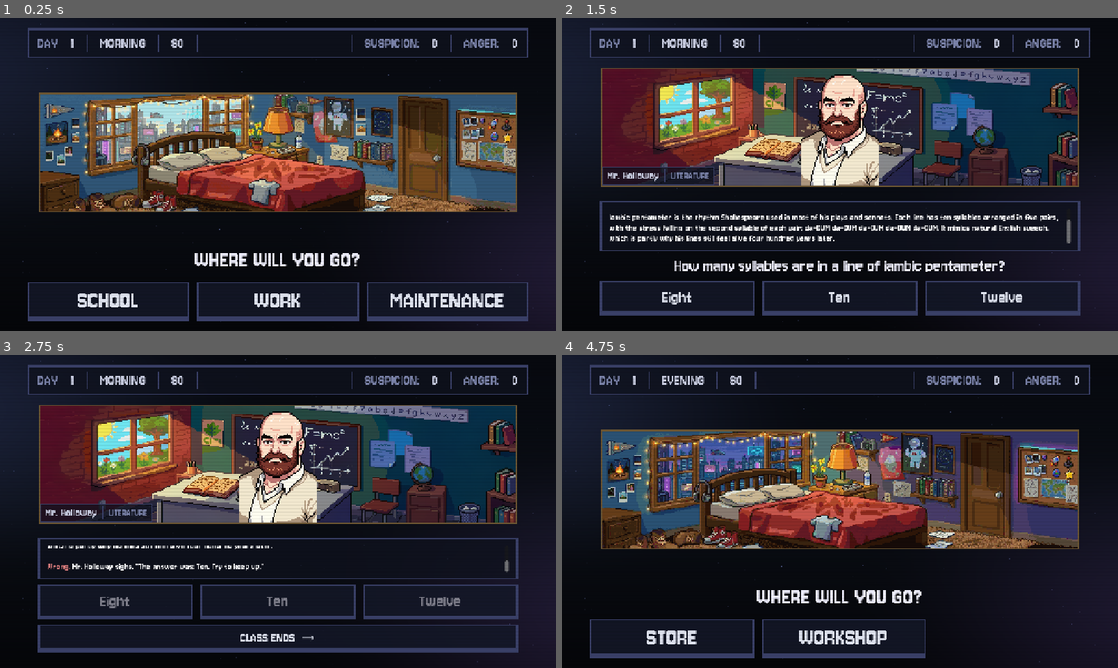
Above: before the commit, frames 1-4 (two rows, left to right).
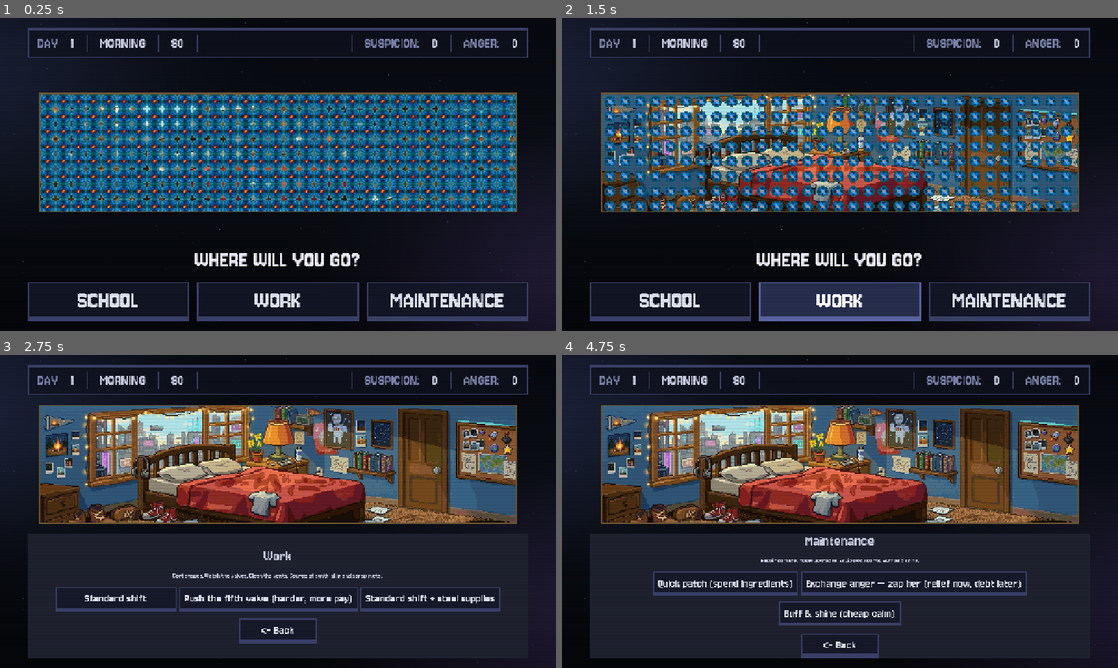
Above: after the commit, the same moments.

Repository: ExterrMatt/RobotStressTest
Game: Godot game, scene res://scenes/Main.tscn
Two runs of this game, one before a commit and one after it. Both use one fixed random seed, a clock stepped at 60 frames per second and the inputs below.
Inputs (mouse positions are in pixels of both pictures, inside the frame that each line leads up to):
- Up to frame 1 (0.25 s): no input
- Up to frame 2 (1.5 s): click "SCHOOL" at 0.5 s; click (840, 299) at 1.25 s, where only the run after the commit has a clickable "WORK"
- Up to frame 3 (2.75 s): click (116, 633) at 2 s, where only the run before the commit has a clickable "Eight"
- Up to frame 4 (4.75 s): click (840, 639) at 2.75 s, where only the run before the commit has a clickable "CLASS ENDS →"; click (1006, 636) at 3.5 s, where only the run after the commit has a clickable "MAINTENANCE"; click (678, 633) at 4.25 s, where only the run before the commit has a clickable "LEAVE QUIETLY"

The runs differ from the first frame. In frame 1, 29% of the frame differs, in the area x 7-93%, y 24-62%; in frame 2, 50%; in frame 3, 43%; in frame 4, 53%, in the area x 5-94%, y 5-97%.

Commit message:
SCHOOL PART 3

Diff:
--- a/scenes/Main.gd
+++ b/scenes/Main.gd
@@ -8,6 +8,9 @@
 ## - Apply the location's result to GameState
 ## - Advance the day cycle (unless skip_advance was set)
 ## - Toggle the debug event-log overlay with Tab.
+## - Run a FlowerLoad transition INSIDE THE PICTURE BOX between scene swaps.
+##   HUD and buttons snap instantly; the framed background change happens at
+##   frame 9/18, while the wipe hides it.
 ##
 ## Locations themselves are dumb - they emit a result dict and Main applies it.
 
@@ -47,7 +50,6 @@
 @onready var teacher_name_label: Label = %TeacherNameLabel
 @onready var teacher_subject_label: Label = %SubjectLabel
 
-
 # Selection screen / location host
 @onready var selection_screen: VBoxContainer = %SelectionScreen
 @onready var location_grid: GridContainer = %LocationGrid
@@ -57,9 +59,16 @@
 @onready var log_overlay: PanelContainer = %LogOverlay
 @onready var event_log: RichTextLabel = %EventLog
 
+# In-frame FlowerLoad wipe (TextureRect parented inside the picture box).
+@onready var transition: TextureRect = %Transition
+
 var _locations: Array[LocationData] = []
 var _current_location_node: Node = null
 var _default_scene_image: Texture2D
+
+## Set true on the very first selection-screen show, so we don't play a
+## transition before the player has even seen anything.
+var _has_shown_initial: bool = false
 
 
 func _ready() -> void:
@@ -78,7 +87,6 @@
 
 	_refresh_hud()
 	_show_selection_screen()
-	_default_scene_image = scene_image.texture
 
 
 func _unhandled_input(event: InputEvent) -> void:
@@ -118,22 +126,19 @@
 
 
 # --- selection screen ---
+#
+# Behavior with the transition:
+# - HUD updates and the button grid rebuild are outside the picture box
+#   and snap instantly when called.
+# - The picture box texture, portrait, and the SelectionScreen/LocationHost
+#   visibility flips all happen at frame 9 of the wipe - so the player sees
+#   the OLD content under the frame, the wipe plays, and the NEW content is
+#   revealed when the wipe lifts.
 
 func _show_selection_screen() -> void:
-	# Phase-specific background, or the diagonal placeholder if none.
-	scene_image.texture = PHASE_BACKGROUNDS.get(GameState.phase, _default_scene_image)
-	# Clear any portrait the previous location may have left in the frame.
-	hide_teacher_portrait()
-
-	# Tear down any existing location.
-	if _current_location_node and is_instance_valid(_current_location_node):
-		_current_location_node.queue_free()
-		_current_location_node = null
-
-	selection_screen.visible = true
-	location_host.visible = false
-
-	# Rebuild button list filtered by current phase.
+	# Rebuild the button grid NOW. The grid sits below the picture frame
+	# and isn't visible until the location host is hidden, which happens
+	# at the midpoint - so the rebuild is invisible until then anyway.
 	for child in location_grid.get_children():
 		child.queue_free()
 
@@ -142,6 +147,28 @@
 			continue
 		var btn := _build_location_button(loc)
 		location_grid.add_child(btn)
+
+	# First load: no transition (nothing to wipe from).
+	if not _has_shown_initial:
+		_has_shown_initial = true
+		_apply_selection_screen_swap()
+		return
+	_play_transition_then(_apply_selection_screen_swap)
+
+
+## Runs at the wipe midpoint when returning to the selection screen.
+## Everything visible in the frame area changes together.
+func _apply_selection_screen_swap() -> void:
+	# Tear down the previous location's UI.
+	if _current_location_node and is_instance_valid(_current_location_node):
+		_current_location_node.queue_free()
+		_current_location_node = null
+
+	selection_screen.visible = true
+	location_host.visible = false
+
+	scene_image.texture = PHASE_BACKGROUNDS.get(GameState.phase, _default_scene_image)
+	hide_teacher_portrait()
 
 
 func _build_location_button(loc: LocationData) -> Button:
@@ -159,14 +186,26 @@
 
 
 func _on_location_picked(loc: LocationData) -> void:
+	# Guard against rapid double-click stacking transitions.
+	if transition.has_method("is_playing") and transition.is_playing():
+		return
+
+	# Validate the scene up-front so we can bail before starting the wipe
+	# if something's wrong. The actual instantiation + swap-in happens at
+	# the midpoint so the player doesn't see the location UI snap in.
 	var packed: PackedScene = load(loc.scene_path)
 	if packed == null:
 		_log("ERROR: could not load %s" % loc.scene_path)
 		return
 
+	_log("[b]→ %s[/b]" % loc.display_name)
+	_play_transition_then(_apply_location_pick_swap.bind(loc, packed))
+
+
+## Runs at the wipe midpoint when picking a location.
+## All frame-area changes happen together so the wipe hides them.
+func _apply_location_pick_swap(loc: LocationData, packed: PackedScene) -> void:
 	_current_location_node = packed.instantiate()
-	if loc.preview_texture:
-		scene_image.texture = loc.preview_texture
 	location_host.add_child(_current_location_node)
 
 	if _current_location_node.has_signal("finished"):
@@ -176,7 +215,21 @@
 
 	selection_screen.visible = false
 	location_host.visible = true
-	_log("[b]→ %s[/b]" % loc.display_name)
+
+	if loc.preview_texture:
+		scene_image.texture = loc.preview_texture
+
+
+# --- transitions ---
+
+## Play the FlowerLoad wipe, invoking `swap_callback` at frame 9/18 (when
+## the picture is fully covered). Falls back to immediate invocation if
+## the transition node isn't ready / missing for any reason.
+func _play_transition_then(swap_callback: Callable) -> void:
+	if transition == null or not transition.has_method("play"):
+		swap_callback.call()
+		return
+	transition.play(swap_callback)
 
 
 # --- result handling ---
--- a/scenes/Main.tscn
+++ b/scenes/Main.tscn
@@ -3,6 +3,7 @@
 [ext_resource type="Texture2D" uid="uid://b8fuv3fb4gis8" path="res://assets/textures/backgrounds/scene_placeholder.png" id="3_rarhs"]
 [ext_resource type="PackedScene" path="res://scenes/Background.tscn" id="scene_bg"]
 [ext_resource type="PackedScene" path="res://scenes/Scanlines.tscn" id="scene_scan"]
+[ext_resource type="PackedScene" path="res://scenes/Transition.tscn" id="scene_transition"]
 [ext_resource type="Script" uid="uid://bij0sdu6ci27g" path="res://scenes/Main.gd" id="script_main"]
 
 [node name="Main" type="Control" unique_id=519059982]
@@ -217,6 +218,16 @@
 layout_mode = 2
 theme_type_variation = &"HUDLabel"
 text = "SUBJECT"
+
+[node name="Transition" parent="UI/VBox/FrameWrap/FrameOuter/FrameInsetDark/FrameInsetMid/SceneImage" unique_id=1960514834 instance=ExtResource("scene_transition")]
+unique_name_in_owner = true
+z_index = 3
+layout_mode = 1
+anchors_preset = 15
+anchor_right = 1.0
+anchor_bottom = 1.0
+grow_horizontal = 2
+grow_vertical = 2
 
 [node name="RivetTL" type="ColorRect" parent="UI/VBox/FrameWrap/FrameOuter" unique_id=397116627]
 layout_mode = 2
--- /dev/null
+++ b/scenes/Transition.gd
@@ -0,0 +1,121 @@
+extends TextureRect
+## In-frame scene transition.
+##
+## Plays the FlowerLoad 18-frame animation scoped to the framed picture
+## area only. The HUD, buttons, and location UI outside the frame are not
+## affected. At frame 9/18 (the most-covered frame), the parent Main calls
+## its swap callback so the picture-box background change happens while
+## the wipe hides it.
+##
+## Sprite-sheet handling: we use an AtlasTexture and slide its region
+## across the full sheet, one frame at a time. The TextureRect's sizing /
+## aspect handling does the work, instead of us doing manual Sprite2D math.
+
+signal midpoint_reached
+signal finished
+
+## Source sprite sheet. Assigned in the .tscn.
+@export var sheet: Texture2D
+
+## Sprite sheet grid. FlowerLoad is a 1x18 vertical strip (500x2250, each
+## frame 500x125). Change if a different sheet has a different layout.
+## Total = hframes * vframes should equal total_frames.
+@export var hframes: int = 1
+@export var vframes: int = 18
+@export var total_frames: int = 18
+
+## 1-indexed frame at which the midpoint callback fires - the swap happens
+## one tick AFTER coverage first becomes full, so a fully-covered frame is
+## guaranteed to have rendered before anything underneath changes.
+## For FlowerLoad, indices 8-12 are all 100% covered, so any value in
+## [9, 13] is safe; 10 gives a clean one-frame buffer past full coverage.
+@export var midpoint_frame: int = 10
+
+## Total animation length. 18 frames over 0.75s = 24fps.
+@export var duration_sec: float = 0.75
+
+var _atlas: AtlasTexture
+var _frame_size: Vector2 = Vector2.ZERO
+var _tween: Tween = null
+var _midpoint_fired: bool = false
+var _midpoint_callback: Callable = Callable()
+## Plain int driven by the tween. We watch this and update the atlas region.
+## (Tweening an AtlasTexture's `region` rect directly is awkward because
+##  it's a Rect2; tweening an int is trivial.)
+var _frame_index: int = 0:
+	set(value):
+		_frame_index = value
+		_update_region()
+
+
+func _ready() -> void:
+	visible = false
+
+	if sheet == null:
+		push_warning("Transition: sheet texture not assigned.")
+		return
+
+	var size: Vector2 = sheet.get_size()
+	_frame_size = Vector2(size.x / hframes, size.y / vframes)
+
+	_atlas = AtlasTexture.new()
+	_atlas.atlas = sheet
+	_atlas.region = Rect2(Vector2.ZERO, _frame_size)
+	texture = _atlas
+
+
+func _update_region() -> void:
+	if _atlas == null:
+		return
+	var col: int = _frame_index % hframes
+	var row: int = _frame_index / hframes
+	_atlas.region = Rect2(
+		Vector2(col * _frame_size.x, row * _frame_size.y),
+		_frame_size,
+	)
+
+
+## Start the transition. `at_midpoint` runs once when the animation reaches
+## `midpoint_frame`. Pass an empty Callable for a purely cosmetic wipe.
+func play(at_midpoint: Callable = Callable()) -> void:
+	if _tween and _tween.is_valid():
+		_tween.kill()
+
+	_midpoint_callback = at_midpoint
+	_midpoint_fired = false
+	_frame_index = 0
+	visible = true
+
+	_tween = create_tween()
+	_tween.set_trans(Tween.TRANS_LINEAR)
+	_tween.tween_property(self, "_frame_index", total_frames - 1, duration_sec)
+	_tween.tween_callback(_on_animation_finished)
+
+	set_process(true)
+
+
+func _process(_delta: float) -> void:
+	if _midpoint_fired:
+		return
+	if _frame_index >= midpoint_frame - 1:
+		_midpoint_fired = true
+		midpoint_reached.emit()
+		if _midpoint_callback.is_valid():
+			_midpoint_callback.call()
+
+
+func _on_animation_finished() -> void:
+	# Backstop in case duration is so short we never ticked past midpoint.
+	if not _midpoint_fired:
+		_midpoint_fired = true
+		midpoint_reached.emit()
+		if _midpoint_callback.is_valid():
+			_midpoint_callback.call()
+
+	visible = false
+	set_process(false)
+	finished.emit()
+
+
+func is_playing() -> bool:
+	return visible and _tween != null and _tween.is_valid()
--- /dev/null
+++ b/scenes/Transition.tscn
@@ -0,0 +1,12 @@
+[gd_scene load_steps=3 format=3 uid="uid://btransition0001"]
+
+[ext_resource type="Script" path="res://scenes/Transition.gd" id="1"]
+[ext_resource type="Texture2D" uid="uid://cexl7748vgoji" path="res://assets/textures/backgrounds/load/FlowerLoad.png" id="2"]
+
+[node name="Transition" type="TextureRect"]
+visible = false
+texture_filter = 1
+expand_mode = 1
+mouse_filter = 2
+script = ExtResource("1")
+sheet = ExtResource("2")
--- a/scenes/locations/School.gd
+++ b/scenes/locations/School.gd
@@ -15,6 +15,9 @@
 ## The teacher portrait is shown by Main's framed image area, not by this
 ## scene - we call Main.show_teacher_portrait() so the teacher appears
 ## inside the classroom illustration at the top of the screen.
+## Hiding the portrait is Main's responsibility too: it runs at the
+## transition's midpoint as part of _apply_selection_screen_swap, so the
+## portrait stays visible until the wipe is covering the frame.
 ##
 ## Reward numbers mirror the original StubLocation School outcomes so the
 ## game's pacing doesn't change.
@@ -396,11 +399,10 @@
 
 
 func _finish_school() -> void:
-	# Clear the portrait so the next location starts with a blank frame.
-	# Main also does this as a backstop in _show_selection_screen().
-	var main: Node = get_tree().current_scene
-	if main and main.has_method("hide_teacher_portrait"):
-		main.hide_teacher_portrait()
+	# NOTE: do NOT hide the teacher portrait here. Main hides it at the
+	# transition's midpoint as part of _apply_selection_screen_swap, so the
+	# portrait stays visible until the wipe is covering the frame. Hiding it
+	# now would make the portrait vanish before the wipe even begins.
 	finish(0, _total_suspicion, 0, _total_ingredients, false)
 
 
Binary file changed: assets/textures/backgrounds/load/FlowerLoad.png
Not shown, added: scenes/Transition.gd.uid
